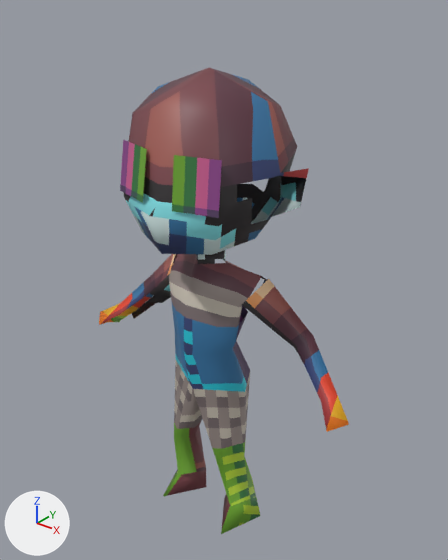
The Blender file files/blend/npcs.blend, before and after one commit.
Rendered twice from a camera (50 mm lens) standing at (0.737, -0.863, 1.14) and looking at (0.003, 0.055, 0.571). The lights are fixed; the arrows at lower left show +X, +Y and +Z. The first picture is the older version.

The scene before the commit, as lines of its bpy script (objects in view):
```python
me_cube = bpy.data.meshes.new('Cube')
me_cube.from_pydata(...)  # 72 vertices, 62 faces; spans x 0.0..0.344, y -0.151..0.173, z 0.0..1.0
me_cube.materials.append(mat_material)
# before: 15 (0.208, 0.027, 0.853) at pixel (308, 168), 28 (0.195, 0.027, 0.781) at pixel (300, 207)
ob_template = bpy.data.objects.new('Template', me_cube)
ob_template.location = (0.0, 0.0, 0.0)
_m = ob_template.modifiers.new('Mirror', 'MIRROR')
_m.use_clip = True
```
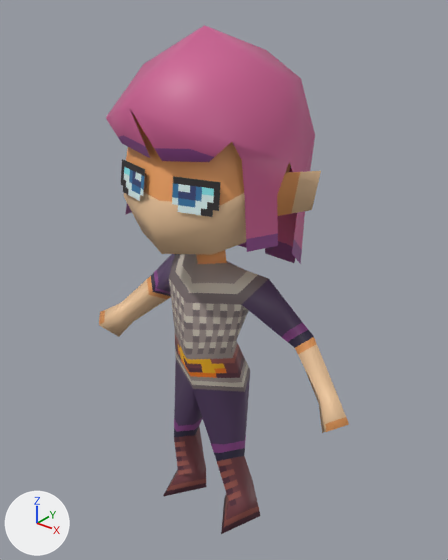
The edits, one by one:
me_cube is used by ob_template; location (0.0, 0.0, 0.0).
Verts and faces of me_cube; kept vertices keep their numbers, new ones are numbered from 72.
me_cube had 72 vertices, 62 faces and spanned x 0.0..0.344, y -0.151..0.173, z 0.0..1.0.
me_cube now has 95 vertices, 75 faces and spans x 0.0..0.344, y -0.179..0.238, z 0.0..1.069.
me_cube part 1: a new loose piece of 23 vertices spanning x 0.0..0.178, y -0.179..0.238, z 0.595..1.069, in mat_material.
Part 2, on me_cube:
Vertex 15 moves to (0.232, 0.027, 0.853), pixel (321, 170).
Vertex 28 moves to (0.219, 0.027, 0.781), pixel (311, 210).
me_cube part 3: 61 kept faces spanning x 0.0..0.344, y -0.151..0.173, z 0.0..1.0 get new texture (UV) coordinates.
Other edits to the shape of me_cube do not show in these pictures.

Changed parts and their boxes (x1, y1, x2, y2) in the pictures (448 x 560 px; the box of a moved part takes in the faces that stretch with it):
'Template', reshaped (9% taller)
    before: (99, 68, 349, 534)
    after: (99, 25, 349, 534)
part 1 of me_cube, added (pink)
    after: (106, 25, 315, 264)
part 2 of me_cube, moved or reshaped
    before: (272, 168, 309, 217)
    after: (277, 171, 321, 216)
part 3 of me_cube, surface changed
    before: (99, 68, 349, 534)
    after: (99, 113, 349, 534)
